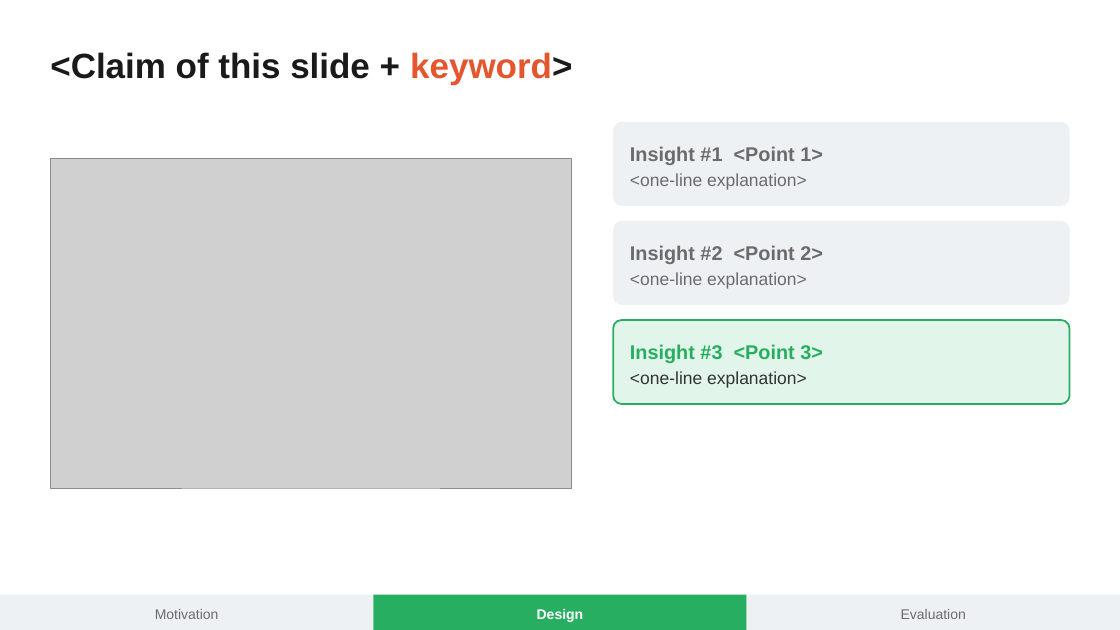
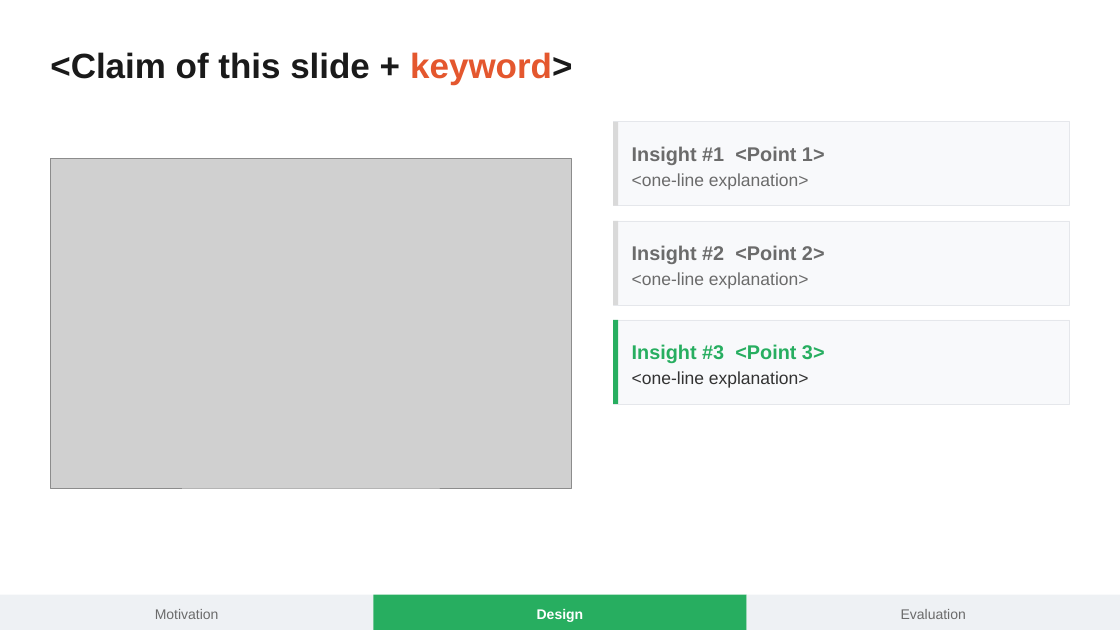
Before and after one commit to smallSheep123/paper-skills, a slide deck: slide 3 of paper-ppt/styles/systems-talk/template.pptx. Drawn at 1120x630 pixels with LibreOffice and Linux fonts; fonts in the diff are those of the drawing; grey boxes stand for pictures. Boxes give left, top, right and bottom in pixels: in the first picture for what was removed or moved away, otherwise in the second. Text is boxed around its words. In the diff, an @@ line names an element or a change of style, - is before the commit and + after.

Commit message:
feat(presets): add native sub/sup/italic, Booktabs tables, and de-AI layout polish
- style-presets.js: support inline _{sub}, ^{sup}, and *italic* markup in both PptxCanvas and SvgCanvas; upgrade c.table() to default Booktabs 3-line academic tables (no vertical lines, inline markup, dark-theme highlight fallback)
- domestic: keep existing tokens.json palette/sizes unified; drop thick grey backing box on white figures by default; fix annotatedFigure image-rect anchoring, title auto-fit, cover title fallback, formulaTable flowing row heights, and lighter left-bar callouts; preserve existing summary layout
- systems-talk / keynote-minimal: replace pastel candy insight bubbles with whisper-grey cards + left stage accent bars; fix duplicate footer draws and K.figure options argument
- violet: remove hardcoded placeholder footer and widen cover metadata column
- templates & tests: republish affected templates (domestic, systems-talk, violet) and add regression tests (96 OK)

```diff
--- a/paper-ppt/styles/systems-talk/template.pptx
+++ b/paper-ppt/styles/systems-talk/template.pptx
@@ rectangle at bbox=[613, 122, 1070, 206]: rounded rectangle to rectangle; fill #EEF1F4 to #F8F9FB; outline none to #E5E7EB 0.6 pt @@
@@ rectangle added at bbox=[613, 122, 618, 206], fill #D9D9D9 @@
@@ rounded rectangle removed at bbox=[613, 221, 1070, 305] @@
@@ rectangle added at bbox=[613, 221, 1070, 305], fill #F8F9FB, outline #E5E7EB 0.6 pt @@
@@ rectangle added at bbox=[613, 221, 618, 305], fill #D9D9D9 @@
@@ rounded rectangle removed at bbox=[613, 320, 1070, 404] @@
@@ rectangle added at bbox=[613, 320, 1070, 404], fill #F8F9FB, outline #E5E7EB 0.6 pt @@
@@ rectangle added at bbox=[613, 320, 618, 404], fill #27AE60 @@
```
Also in this commit, not shown: 1 other slide changed, 8 other files.
